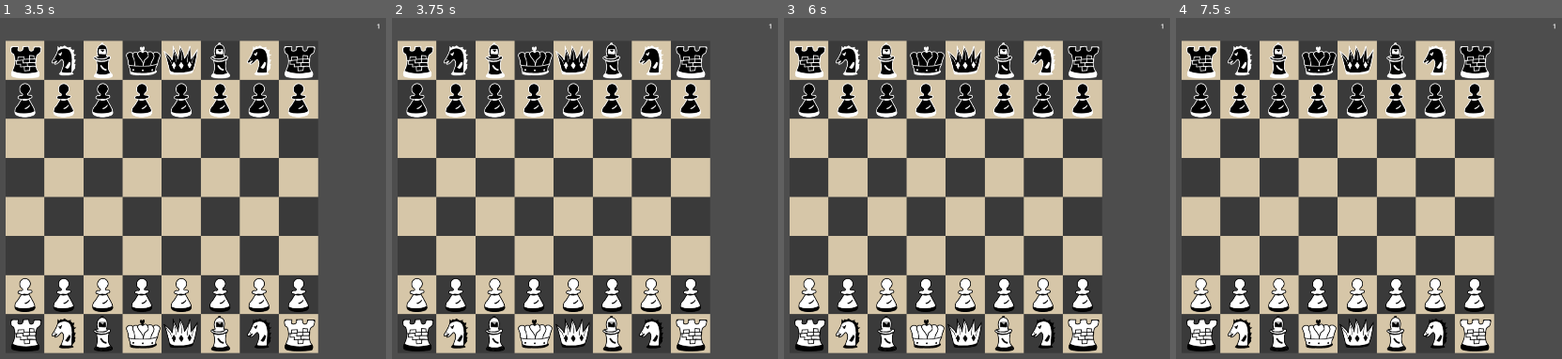
Above: before the commit, frames 1-4 (left to right).
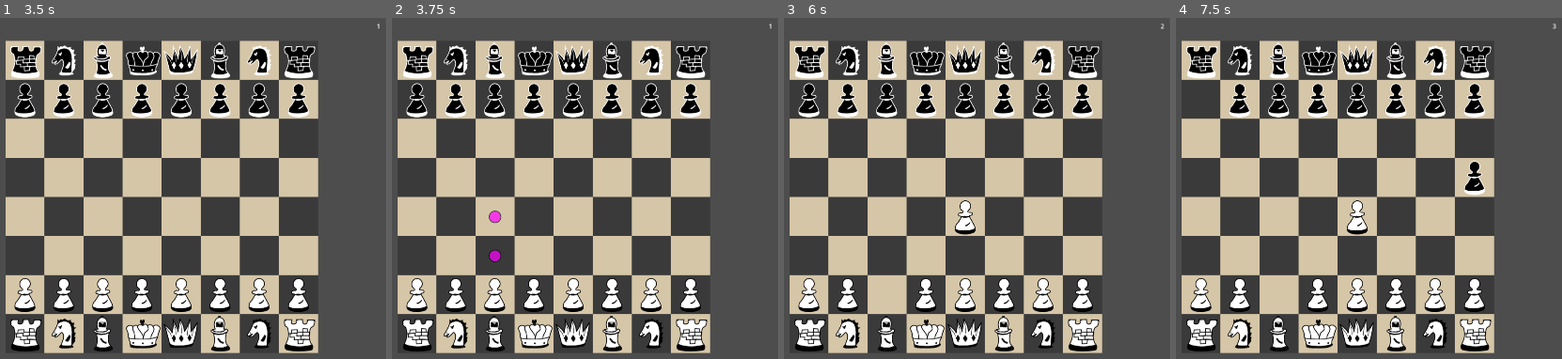
Above: after the commit, the same moments.

Repository: KristianPrifti/Upgraded-Chess-Game
Game: Godot game, scene res://main_menu.tscn
Same seed, same stepped clock (60 frames per second), same inputs: the game is played once before the commit and once after it.
Inputs (mouse positions are in pixels of both pictures, inside the frame that each line leads up to):
- Up to frame 1 (3.5 s): click "Play" at 0.5 s; tap Enter at 1.25, 2.75 s; move the mouse to (312, 174) at 1.27 s; click (312, 174) at 1.35 s; tap Space at 2 s; move the mouse to (outside the picture) at 2.02 s; click (outside the picture) at 2.1 s; move the mouse to (220, 103) at 2.77 s; click (220, 103) at 2.85 s
- Up to frame 2 (3.75 s): tap Space at 3.5 s; move the mouse to (500, 280) at 3.52 s; click (500, 280) at 3.6 s
- Up to frame 3 (6 s): tap Enter at 4.25 s; move the mouse to (1154, 260) at 4.27 s; click (1154, 260) at 4.35 s; tap Space at 5 s; move the mouse to (outside the picture) at 5.02 s; click (outside the picture) at 5.1 s; move the mouse to (969, 195) at 5.77 s; click (969, 195) at 5.85 s
- Up to frame 4 (7.5 s): move the mouse to (1210, 93) at 6.52 s; click (1210, 93) at 6.6 s; move the mouse to (1488, 174) at 7.27 s; click (1488, 174) at 7.35 s

Frame 1 is identical in both runs. In frame 2, 0.2% of the frame differs, in the area x 25-29%, y 56-72%; in frame 3, 0.7%; in frame 4, 1.4%, in the area x 3-99%, y 1-87%.
Error before the commit: Invalid call. Nonexistent function 'get_possible_moves' in base 'Node2D (pawn.gd)'. (res://scripts/grid.gd:103)

Commit message:
added active squares for every piece (still can move the pieces wherever you want)

Diff:
--- a/scripts/bishop.gd
+++ b/scripts/bishop.gd
@@ -11,3 +11,43 @@
 # Called every frame. 'delta' is the elapsed time since the previous frame.
 func _process(delta):
 	pass
+
+func get_possible_moves(position: Vector2, board, turn_player_isWhite):
+	var possible_moves = []
+	var moves_to_add = []
+	var a: int = 1
+	var b: int = -1
+	var c: int = 1
+	var d: int = -1
+	var e: int = -1
+	var f: int = 1
+	# add moves to the right and up
+	while is_in_grid(Vector2(position.x + a, position.y + a)) && board[position.x + a][position.y + a] == null:
+		moves_to_add.append(Vector2(a, a))
+		a += 1
+	moves_to_add.append(Vector2(a, a))
+	# add moves to the left and down
+	while is_in_grid(Vector2(position.x + b, position.y + b)) && board[position.x + b][position.y + b] == null:
+		moves_to_add.append(Vector2(b, b))
+		b -= 1
+	moves_to_add.append(Vector2(b, b))
+	# add moves to the right and down
+	while is_in_grid(Vector2(position.x + c, position.y + d)) && board[position.x + c][position.y + d] == null:
+		moves_to_add.append(Vector2(c, d))
+		c += 1
+		d -= 1
+	moves_to_add.append(Vector2(c, d))
+	# add moves to the left and up
+	while is_in_grid(Vector2(position.x + e, position.y + f)) && board[position.x + e][position.y + f] == null:
+		moves_to_add.append(Vector2(e, f))
+		e -= 1
+		f += 1
+	moves_to_add.append(Vector2(e, f))
+
+	# remove out of board moves or moves that will end in a piece of the same color
+	for i in moves_to_add:
+		var move = position + i
+		if is_in_grid(move) && (board[move.x][move.y] == null || board[move.x][move.y].isWhite != turn_player_isWhite):
+			possible_moves.append(move)
+
+	return possible_moves
--- a/scripts/grid.gd
+++ b/scripts/grid.gd
@@ -100,10 +100,9 @@
 		board[grid_position.x][grid_position.y].isWhite == turn_player.isWhite:
 			controlling_piece = board[grid_position.x][grid_position.y]
 
-			var moves = controlling_piece.get_possible_moves(grid_position)
+			var moves = controlling_piece.get_possible_moves(grid_position, board, turn_player.isWhite)
 			for i in moves:
-				if board[i.x][i.y] == null || board[i.x][i.y].isWhite != turn_player.isWhite:
-					add_active_symbol(i.x, i.y)
+				add_active_symbol(i.x, i.y)
 			return true
 
 func click_output():
--- a/scripts/king.gd
+++ b/scripts/king.gd
@@ -12,13 +12,14 @@
 func _process(delta):
 	pass
 
-func get_possible_moves(position: Vector2):
+func get_possible_moves(position: Vector2, board, turn_player_isWhite):
 	var possible_moves = []
 	var moves_to_add = [Vector2(1, 1), Vector2(0, 1), Vector2(-1, 1), Vector2(-1, 0),
 	Vector2(-1, -1), Vector2(0, -1), Vector2(1, -1), Vector2(1, 0)]
+	# remove out of board moves or moves that will end in a piece of the same color
 	for i in moves_to_add:
 		var move = position + i
-		if (is_in_grid(move)):
+		if is_in_grid(move) && (board[move.x][move.y] == null || board[move.x][move.y].isWhite != turn_player_isWhite):
 			possible_moves.append(move)
 
 	return possible_moves
--- a/scripts/knight.gd
+++ b/scripts/knight.gd
@@ -11,3 +11,15 @@
 # Called every frame. 'delta' is the elapsed time since the previous frame.
 func _process(delta):
 	pass
+
+func get_possible_moves(position: Vector2, board, turn_player_isWhite):
+	var possible_moves = []
+	var moves_to_add = [Vector2(2, 1), Vector2(-2, 1), Vector2(1, 2), Vector2(1, -2),
+	Vector2(2, -1), Vector2(-2, -1), Vector2(-1, 2), Vector2(-1, -2)]
+	# remove out of board moves or moves that will end in a piece of the same color
+	for i in moves_to_add:
+		var move = position + i
+		if is_in_grid(move) && (board[move.x][move.y] == null || board[move.x][move.y].isWhite != turn_player_isWhite):
+			possible_moves.append(move)
+
+	return possible_moves
--- a/scripts/pawn.gd
+++ b/scripts/pawn.gd
@@ -11,3 +11,37 @@
 # Called every frame. 'delta' is the elapsed time since the previous frame.
 func _process(delta):
 	pass
+
+func get_possible_moves(position: Vector2, board, turn_player_isWhite):
+	var possible_moves = []
+	var moves_to_add = []
+
+	if turn_player_isWhite:
+		moves_to_add = [Vector2(0, -1)]
+		# add first double step move
+		if position.y == 6 && board[position.x][position.y - 1] == null:
+			moves_to_add.append(Vector2(0, -2))
+		# be able to take diagonal
+		if is_in_grid(Vector2(position.x - 1, position.y - 1)) && board[position.x - 1][position.y - 1] != null && board[position.x - 1][position.y - 1].isWhite != turn_player_isWhite:
+			moves_to_add.append(Vector2(-1, -1))
+		if is_in_grid(Vector2(position.x + 1, position.y - 1)) && board[position.x + 1][position.y - 1] != null && board[position.x + 1][position.y - 1].isWhite != turn_player_isWhite:
+			moves_to_add.append(Vector2(1, -1))
+
+	elif turn_player_isWhite == false:
+		moves_to_add = [Vector2(0, 1)]
+		# add first double step move
+		if position.y == 1 && board[position.x][position.y + 1] == null:
+			moves_to_add.append(Vector2(0, 2))
+		# be able to take diagonal
+		if is_in_grid(Vector2(position.x - 1, position.y + 1)) && board[position.x - 1][position.y + 1] != null && board[position.x - 1][position.y + 1].isWhite != turn_player_isWhite:
+			moves_to_add.append(Vector2(-1, 1))
+		if is_in_grid(Vector2(position.x + 1, position.y + 1)) && board[position.x + 1][position.y + 1] != null && board[position.x + 1][position.y + 1].isWhite != turn_player_isWhite:
+			moves_to_add.append(Vector2(1, 1))
+
+	# remove out of board moves or moves that will end in a piece of the same color
+	for i in moves_to_add:
+		var move = position + i
+		if is_in_grid(move) && (board[move.x][move.y] == null || board[move.x][move.y].isWhite != turn_player_isWhite):
+			possible_moves.append(move)
+
+	return possible_moves
--- a/scripts/qween.gd
+++ b/scripts/qween.gd
@@ -11,3 +11,70 @@
 # Called every frame. 'delta' is the elapsed time since the previous frame.
 func _process(delta):
 	pass
+
+func get_possible_moves(position: Vector2, board, turn_player_isWhite):
+	var possible_moves = []
+	var moves_to_add = []
+	var a: int = 1
+	var b: int = -1
+	var c: int = 1
+	var d: int = -1
+	var e: int = 1
+	var f: int = -1
+	var g: int = 1
+	var h: int = -1
+	var k: int = -1
+	var l: int = 1
+		# rook like movement
+	# add moves to the right
+	while is_in_grid(Vector2(position.x + a, position.y)) && board[position.x + a][position.y] == null:
+		moves_to_add.append(Vector2(a, 0))
+		a += 1
+	moves_to_add.append(Vector2(a, 0))
+	# add moves to the left
+	while is_in_grid(Vector2(position.x + b, position.y)) && board[position.x + b][position.y] == null:
+		moves_to_add.append(Vector2(b, 0))
+		b -= 1
+	moves_to_add.append(Vector2(b, 0))
+	# add moves up
+	while is_in_grid(Vector2(position.x, position.y + c)) && board[position.x][position.y + c] == null:
+		moves_to_add.append(Vector2(0, c))
+		c += 1
+	moves_to_add.append(Vector2(0, c))
+	# add moves down
+	while is_in_grid(Vector2(position.x, position.y + d)) && board[position.x][position.y + d] == null:
+		moves_to_add.append(Vector2(0, d))
+		d -= 1
+	moves_to_add.append(Vector2(0, d))
+
+		# bishop like movement
+	# add moves to the right and up
+	while is_in_grid(Vector2(position.x + e, position.y + e)) && board[position.x + e][position.y + e] == null:
+		moves_to_add.append(Vector2(e, e))
+		e += 1
+	moves_to_add.append(Vector2(e, e))
+	# add moves to the left and down
+	while is_in_grid(Vector2(position.x + f, position.y + f)) && board[position.x + f][position.y + f] == null:
+		moves_to_add.append(Vector2(f, f))
+		f -= 1
+	moves_to_add.append(Vector2(f, f))
+	# add moves to the right and down
+	while is_in_grid(Vector2(position.x + g, position.y + h)) && board[position.x + g][position.y + h] == null:
+		moves_to_add.append(Vector2(g, h))
+		g += 1
+		h -= 1
+	moves_to_add.append(Vector2(g, h))
+	# add moves to the left and up
+	while is_in_grid(Vector2(position.x + k, position.y + l)) && board[position.x + k][position.y + l] == null:
+		moves_to_add.append(Vector2(k, l))
+		k -= 1
+		l += 1
+	moves_to_add.append(Vector2(k, l))
+
+	# remove out of board moves or moves that will end in a piece of the same color
+	for i in moves_to_add:
+		var move = position + i
+		if is_in_grid(move) && (board[move.x][move.y] == null || board[move.x][move.y].isWhite != turn_player_isWhite):
+			possible_moves.append(move)
+
+	return possible_moves
--- a/scripts/rook.gd
+++ b/scripts/rook.gd
@@ -11,3 +11,39 @@
 # Called every frame. 'delta' is the elapsed time since the previous frame.
 func _process(delta):
 	pass
+
+func get_possible_moves(position: Vector2, board, turn_player_isWhite):
+	var possible_moves = []
+	var moves_to_add = []
+	var a: int = 1
+	var b: int = -1
+	var c: int = 1
+	var d: int = -1
+	# add moves to the right
+	while is_in_grid(Vector2(position.x + a, position.y)) && board[position.x + a][position.y] == null:
+		moves_to_add.append(Vector2(a, 0))
+		a += 1
+	moves_to_add.append(Vector2(a, 0))
+	# add moves to the left
+	while is_in_grid(Vector2(position.x + b, position.y)) && board[position.x + b][position.y] == null:
+		moves_to_add.append(Vector2(b, 0))
+		b -= 1
+	moves_to_add.append(Vector2(b, 0))
+	# add moves up
+	while is_in_grid(Vector2(position.x, position.y + c)) && board[position.x][position.y + c] == null:
+		moves_to_add.append(Vector2(0, c))
+		c += 1
+	moves_to_add.append(Vector2(0, c))
+	# add moves down
+	while is_in_grid(Vector2(position.x, position.y + d)) && board[position.x][position.y + d] == null:
+		moves_to_add.append(Vector2(0, d))
+		d -= 1
+	moves_to_add.append(Vector2(0, d))
+
+	# remove out of board moves or moves that will end in a piece of the same color
+	for i in moves_to_add:
+		var move = position + i
+		if is_in_grid(move) && (board[move.x][move.y] == null || board[move.x][move.y].isWhite != turn_player_isWhite):
+			possible_moves.append(move)
+
+	return possible_moves
